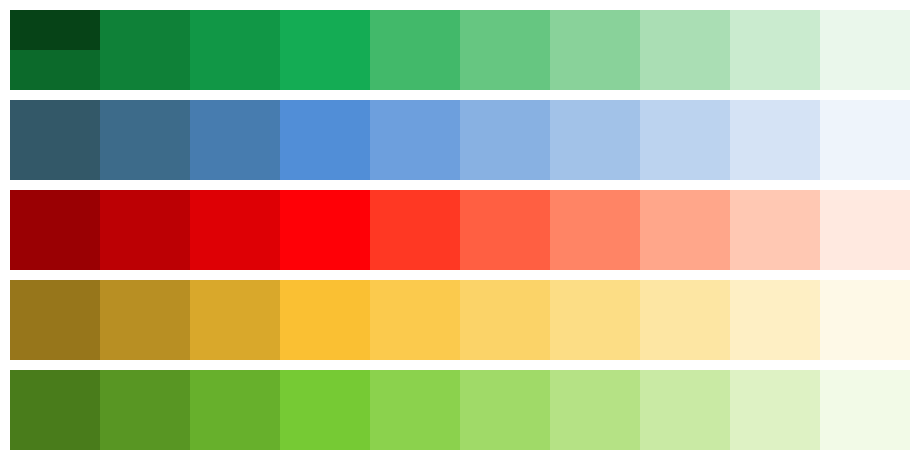
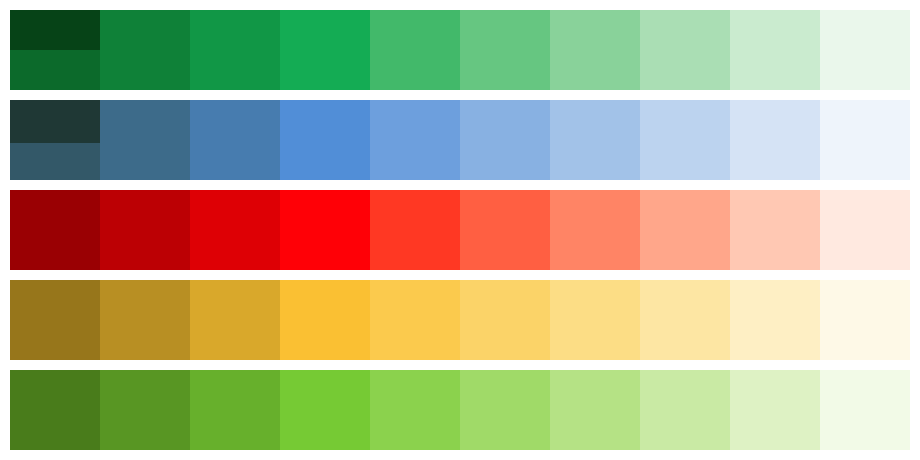
Comparing the layer stacks of the two 920 × 460 images. Changes:
painted on "Layer #2" over box(10, 100, 100, 143)
